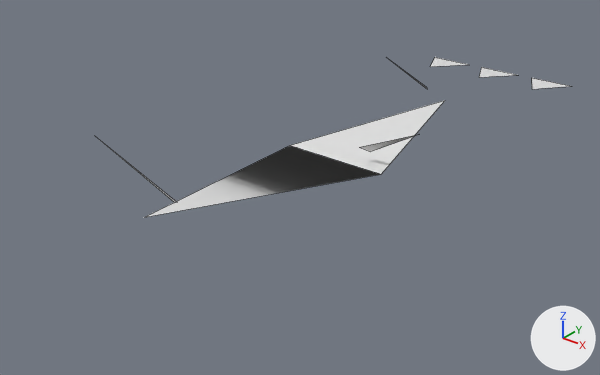
Two versions of the OBJ model GameData/Meshes/Designs/voidborn/voidborn_frigate_mk3_39.obj, one commit apart.
The view is the same before and after, from a 50 mm camera at (4.72, -6.46, 3.54) aimed at (-0.18, -0.34, -0.25). The axes (+X, +Y, +Z) are drawn at lower right. The lights are the same throughout. The first picture is the older version. Mesh edges are drawn as thin lines. Where no turn or scale is listed for an object, it has been applied to the vertices. Vertices at exactly the same position are counted once.

Objects in the first picture: 'voidborn_frigate_mk3_39'.
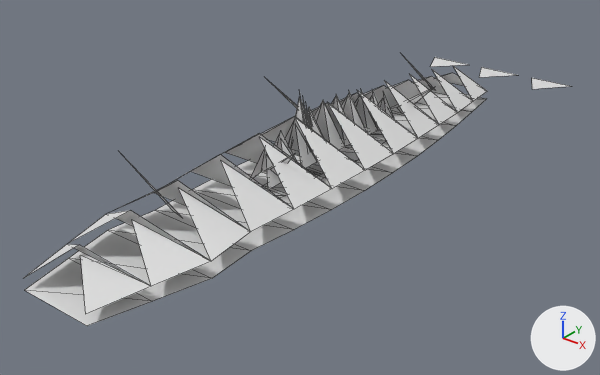
Where the change shows, as pixel boxes (x1, y1, x2, y2) in the pictures (600 x 375 px):
'voidborn_frigate_mk3_39', reshaped (16% wider, 68% taller): before (101, 57, 569, 217); after (24, 56, 569, 326)
part 1 of me_voidborn_frigate_mk3_39, rebuilt (55% wider, 111% taller): before (146, 100, 445, 217); after (24, 66, 487, 314)
part 2 of me_voidborn_frigate_mk3_39, deleted: before (101, 141, 176, 202)
part 3 of me_voidborn_frigate_mk3_39, deleted: before (360, 134, 419, 152)
part 4 of me_voidborn_frigate_mk3_39, added: after (25, 56, 486, 326)

Patch to the scene script:
```diff
--- a/GameData/Meshes/Designs/voidborn/voidborn_frigate_mk3_39.obj.py
+++ b/GameData/Meshes/Designs/voidborn/voidborn_frigate_mk3_39.obj.py
@@ me_voidborn_frigate_mk3_39 @@
 # used by ob_voidborn_frigate_mk3_39; location = (0.0, 0.0, 0.0)
-me_voidborn_frigate_mk3_39.from_pydata(...)  # 22 vertices, 8 faces; spans x -1.25..1.02, y -2.59..3.82, z 0.0..0.6
+me_voidborn_frigate_mk3_39.from_pydata(...)  # 203 vertices, 153 faces; spans x -1.02..1.02, y -3.52..3.82, z 0.0..0.93
+# me_voidborn_frigate_mk3_39 part 1: the loose piece of 4 vertices spanning x -0.59..0.59, y -2.59..2.33, z 0.0..0.38 is rebuilt with 50 vertices and now spans x -0.68..0.68, y -3.52..2.69, z 0.1..0.68
+# me_voidborn_frigate_mk3_39 part 2: the loose piece of 3 vertices spanning x -1.25..-0.31, y -2.05..-1.86, z 0.1..0.6 is deleted
+# me_voidborn_frigate_mk3_39 part 3: the loose piece of 3 vertices spanning x 0.25..1.0, y 0.02..0.21, z 0.1..0.53 is deleted
+# me_voidborn_frigate_mk3_39 part 4
+# 124 vertices are added at x -0.81..0.68, y -3.52..2.69, z 0.0..0.93
+# 14 new vertices lie (0.26, 0.0, 0.0) away from vertices in x -0.13, y -1.19..1.0, z 0.0..0.27
+# 6 new vertices lie (0.42, 0.0, 0.0) away from vertices in x -0.21, y -0.32..0.12, z 0.0..0.23
+# 114 new faces join them
+# other edits to the shape of me_voidborn_frigate_mk3_39 do not show in these pictures
```
